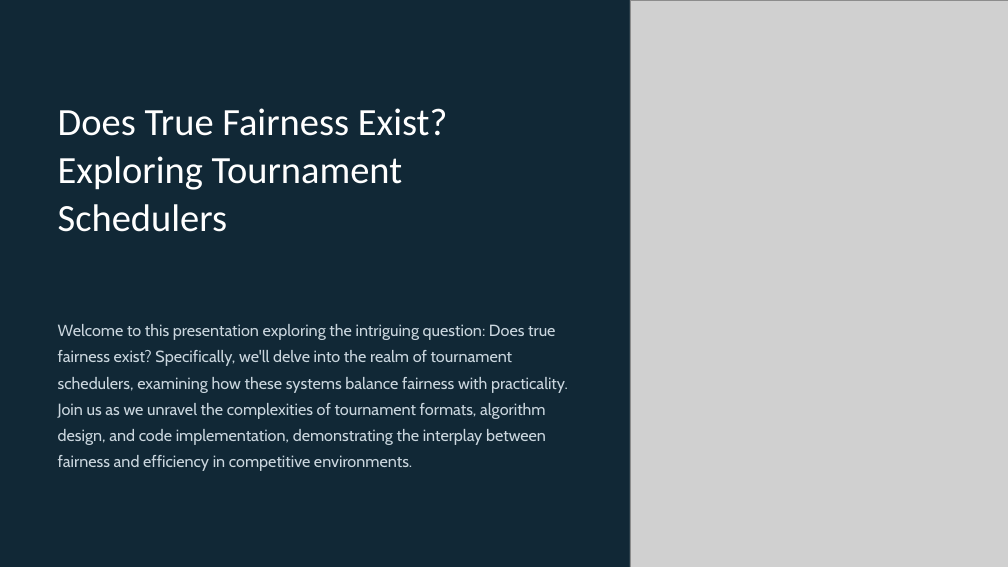
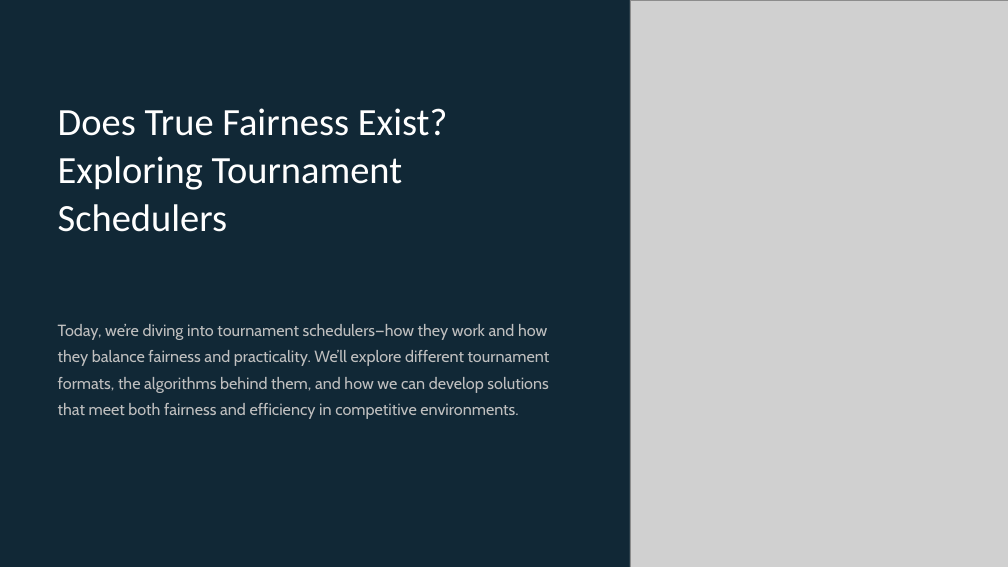
Before and after one commit to Splinter047/Tournament-Scheduler, a slide deck: slide 1 of TournamentScheduler.pptx. Drawn at 1008x567 pixels with LibreOffice and Linux fonts; fonts in the diff are those of the drawing; grey boxes stand for pictures; background and template pictures are left out; a plain dark background stands for a picture behind light text. Boxes give left, top, right and bottom in pixels: in the first picture for what was removed or moved away, otherwise in the second. Text is boxed around its words. In the diff, an @@ line names an element or a change of style, - is before the commit and + after.

Commit message:
Updated presentation

```diff
--- a/TournamentScheduler.pptx
+++ b/TournamentScheduler.pptx
@@ text at [58, 324, 550, 419]: text changed; text colour #CAD6DE to #BFBFBF @@
-Welcome to this presentation exploring the intriguing question: Does true fairness exist? Specifically, we'll delve into the realm of tournament schedulers, examining how these systems balance fairness with practicality. Join us as we unravel the complexities of tournament formats, algorithm design, and code implementation, demonstrating the interplay between fairness and efficiency in competitive environments.
+Today, we’re diving into tournament schedulers—how they work and how they balance fairness and practicality. We’ll explore different tournament formats, the algorithms behind them, and how we can develop solutions that meet both fairness and efficiency in competitive environments.
```
Also in this commit, not shown: 1 slide removed.
